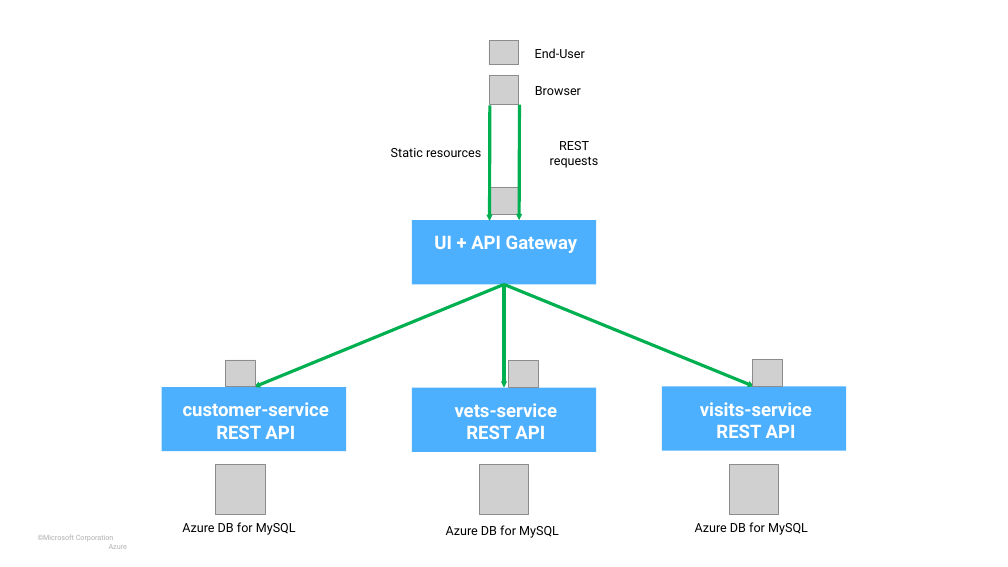
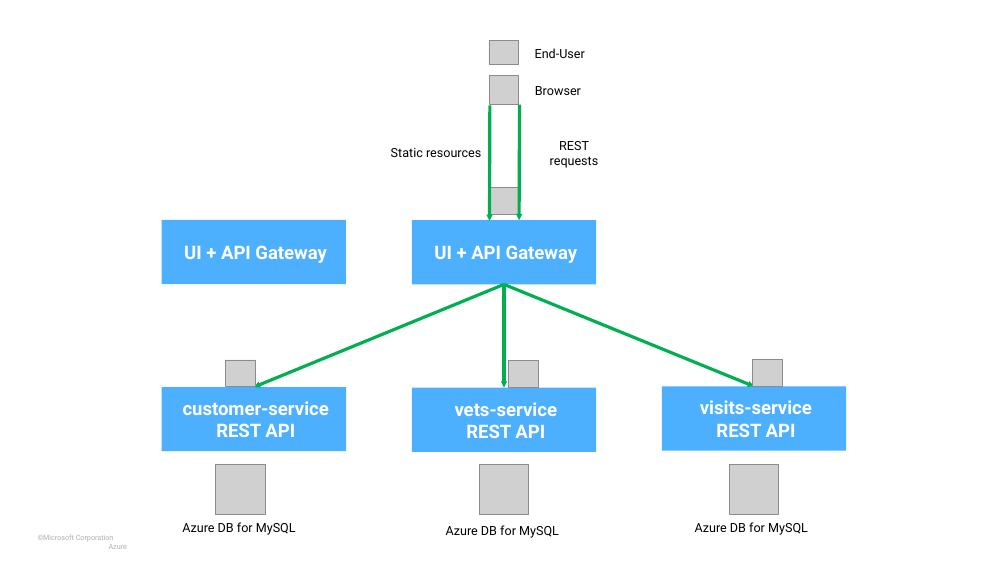
Before and after one commit to ezYakaEagle442/aks-java-petclinic-mic-srv, a slide deck: slide 2 of docs/microservices-architecture-diagram.pptx (slide 1 before the commit). Drawn at 1008x567 pixels with LibreOffice and Linux fonts; fonts in the diff are those of the drawing; grey boxes stand for pictures; background and template pictures are left out. Boxes give left, top, right and bottom in pixels: in the first picture for what was removed or moved away, otherwise in the second. Text is boxed around its words. In the diff, an @@ line names an element or a change of style, - is before the commit and + after.

```diff
--- a/docs/microservices-architecture-diagram.pptx
+++ b/docs/microservices-architecture-diagram.pptx
@@ rectangle added at box(162, 220, 346, 284), fill #4DB0FF, 17.6 pt, text #FFFFFF, bold @@
+UI + API Gateway
@@ vertical alignment top to middle in 3 elements at box(412, 220, 597, 284), box(662, 386, 847, 451), box(162, 387, 346, 451) @@
```
Also in this commit, not shown: 1 other slide changed, 1 slide added, 2 other files.
